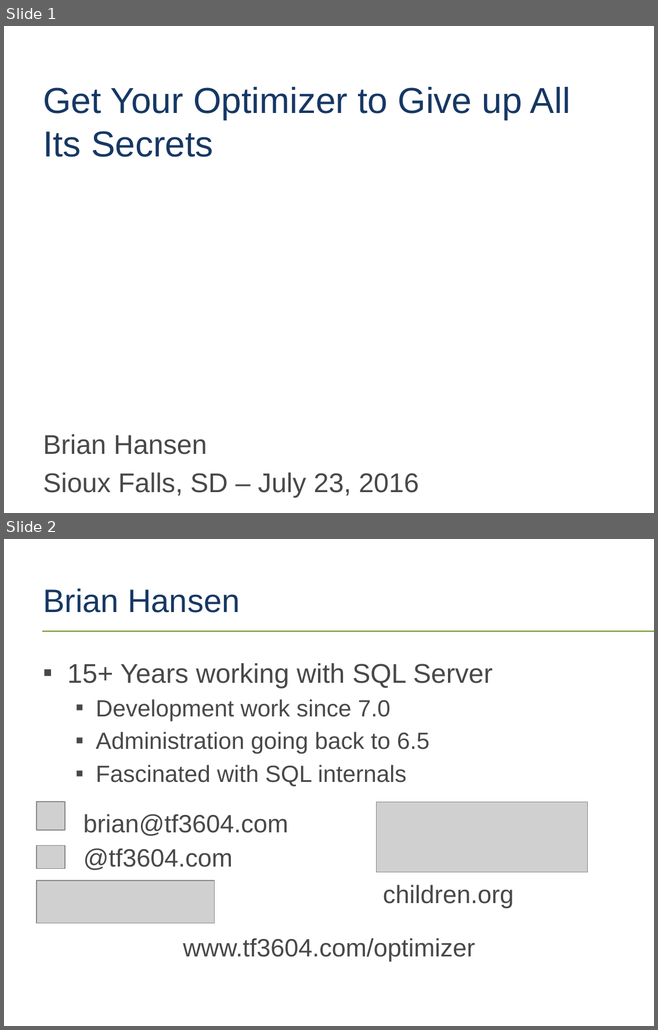
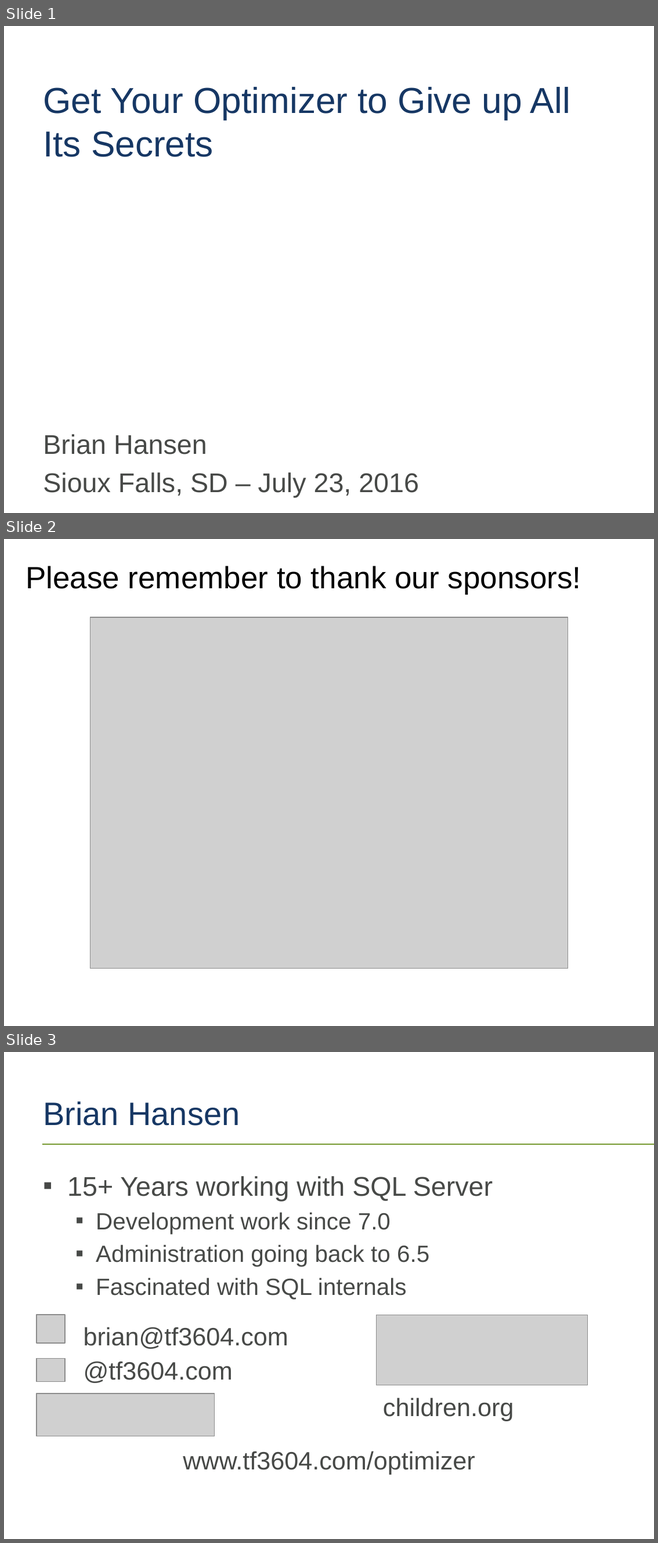
Before and after one commit to tf3604/OptimizerPresentation, a slide deck: Optimizer.pptx. Shown one above the other, each under a label of ours: slides 1 and 2 before the commit, slides 1, 2 and 3 after it. The pictures are 658x1030 and 658x1543 pixels, drawn with LibreOffice and Linux fonts; fonts in the diff are those of the drawing; grey boxes stand for pictures; background and template pictures are left out. Boxes give left, top, right and bottom in pixels: in the first picture for what was removed or moved away, otherwise in the second. Text is boxed around its words. In the diff, an @@ line names an element or a change of style, - is before the commit and + after.

Commit message:
Add sponsor slide.

```diff
--- a/Optimizer.pptx
+++ b/Optimizer.pptx
@@ slide 2 added at box(4, 539, 654, 1026), background #FFFFFF @@
@@ text added at box(25, 566, 581, 594), 34.1 pt, text #000000 @@
+Please remember to thank our sponsors!
@@ picture added at box(90, 618, 568, 969) @@
@@ what was slide 2 is now slide 3 @@
```
